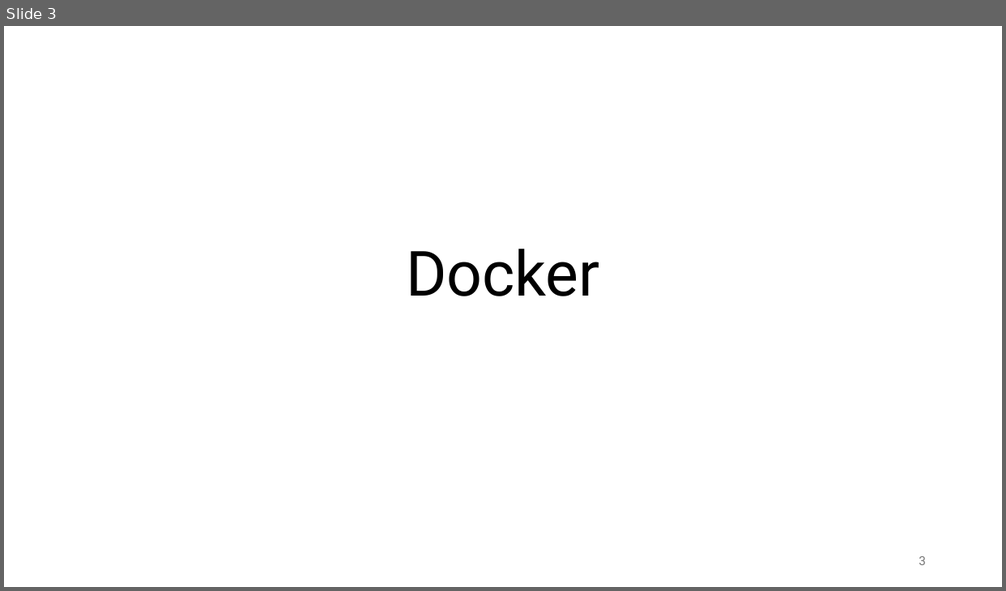
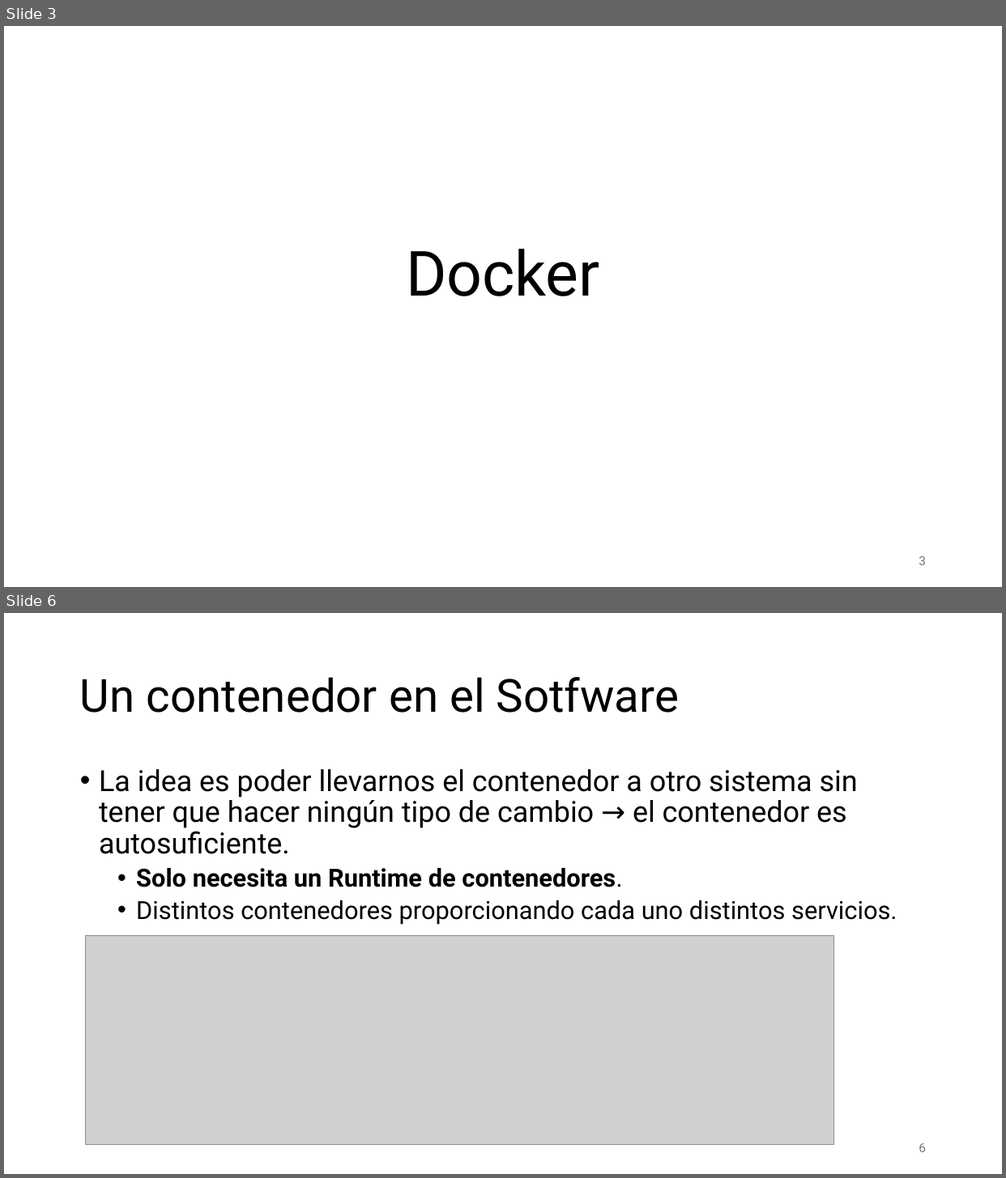
Before and after one commit to aldebarran22/CURSO_CPP_SERVICIOS_30H, a slide deck: doc/7_Despliegue_microservicios_docker_kubernetes.pptx. Shown one above the other, each under a label of ours: slide 3 before the commit, slides 3 and 6 after it; the slides between them are not shown. The pictures are 1006x591 and 1006x1178 pixels, drawn with LibreOffice and Linux fonts; fonts in the diff are those of the drawing; grey boxes stand for pictures. Boxes give left, top, right and bottom in pixels: in the first picture for what was removed or moved away, otherwise in the second. Text is boxed around its words. In the diff, an @@ line names an element or a change of style, - is before the commit and + after.

```diff
--- a/doc/7_Despliegue_microservicios_docker_kubernetes.pptx
+++ b/doc/7_Despliegue_microservicios_docker_kubernetes.pptx
@@ slide 6 added at <box>4,613,1002,1174</box>, background #FFFFFF @@
@@ title added at <box>80,677,679,713</box>, 44 pt, text #000000 @@
+Un contenedor en el Sotfware
@@ text added at <box>99,769,897,925</box>, 28 pt, text #000000 @@
+• La idea es poder llevarnos el contenedor a otro sistema sin tener que hacer ningún tipo de cambio → el contenedor es autosuficiente.
+  • Solo necesita un Runtime de contenedores.
+  • Distintos contenedores proporcionando cada uno distintos servicios.
@@ picture added at <box>85,935,833,1144</box> @@
@@ page number added at <box>918,1144,926,1152</box>, 12 pt, text #797979 @@
+6
```
Also in this commit, not shown: 2 slides changed, 42 other slides added, 18 other files.
